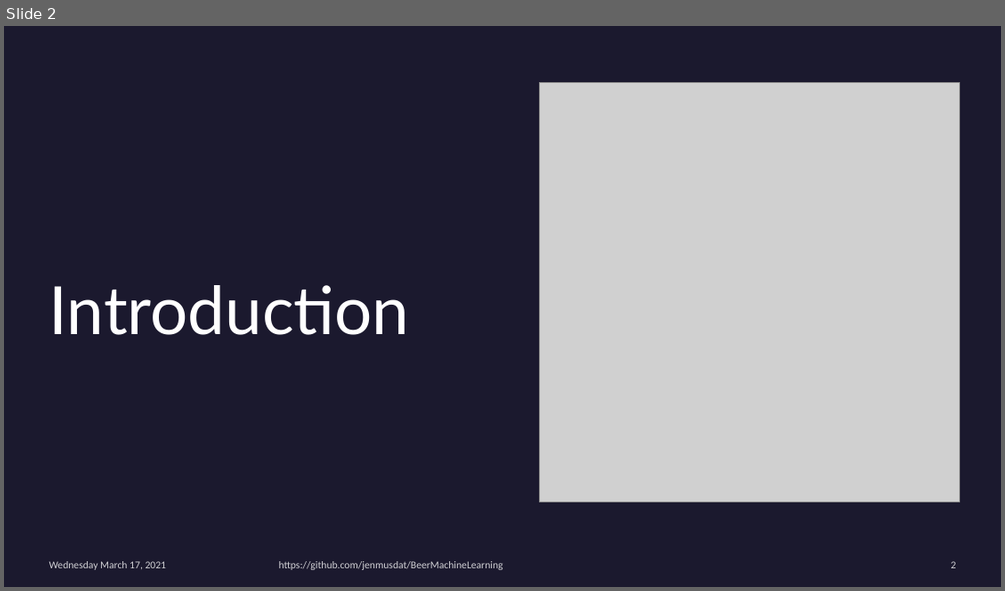
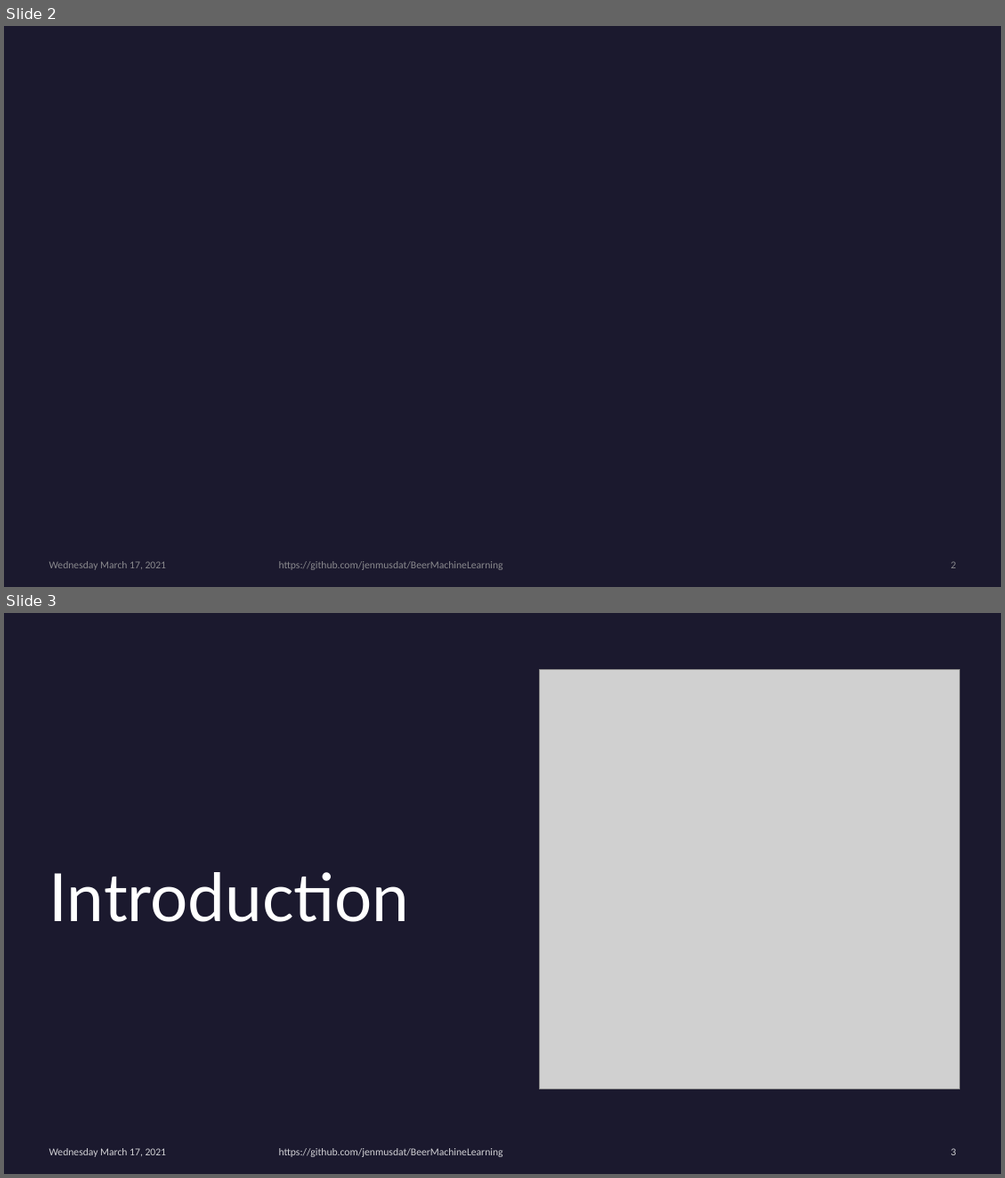
Before and after one commit to jenmusdat/BeerMachineLearning, a slide deck: Beer_Present_Final-3.pptx. Shown one above the other, each under a label of ours: slide 2 before the commit, slides 2 and 3 after it. The pictures are 1005x591 and 1005x1178 pixels, drawn with LibreOffice and Linux fonts; fonts in the diff are those of the drawing; grey boxes stand for pictures; background and template pictures are left out. Boxes give left, top, right and bottom in pixels: in the first picture for what was removed or moved away, otherwise in the second. Text is boxed around its words. In the diff, an @@ line names an element or a change of style, - is before the commit and + after.

Commit message:
add images and modify PPT

```diff
--- a/Beer_Present_Final-3.pptx
+++ b/Beer_Present_Final-3.pptx
@@ slide 2 added at [4, 26, 1001, 587], background picture (left out) @@
@@ text added at [49, 561, 167, 570], 10 pt, text #A6A6A6 at 80% opacity @@
+Wednesday March 17, 2021
@@ text added at [279, 561, 503, 570], 10 pt, text #A6A6A6 at 80% opacity @@
+https://github.com/jenmusdat/BeerMachineLearning
@@ page number added at [951, 561, 956, 568], 10 pt, text #A6A6A6 at 80% opacity @@
+2
@@ what was slide 2 is now slide 3 @@
```
Also in this commit, not shown: 10 other files.
